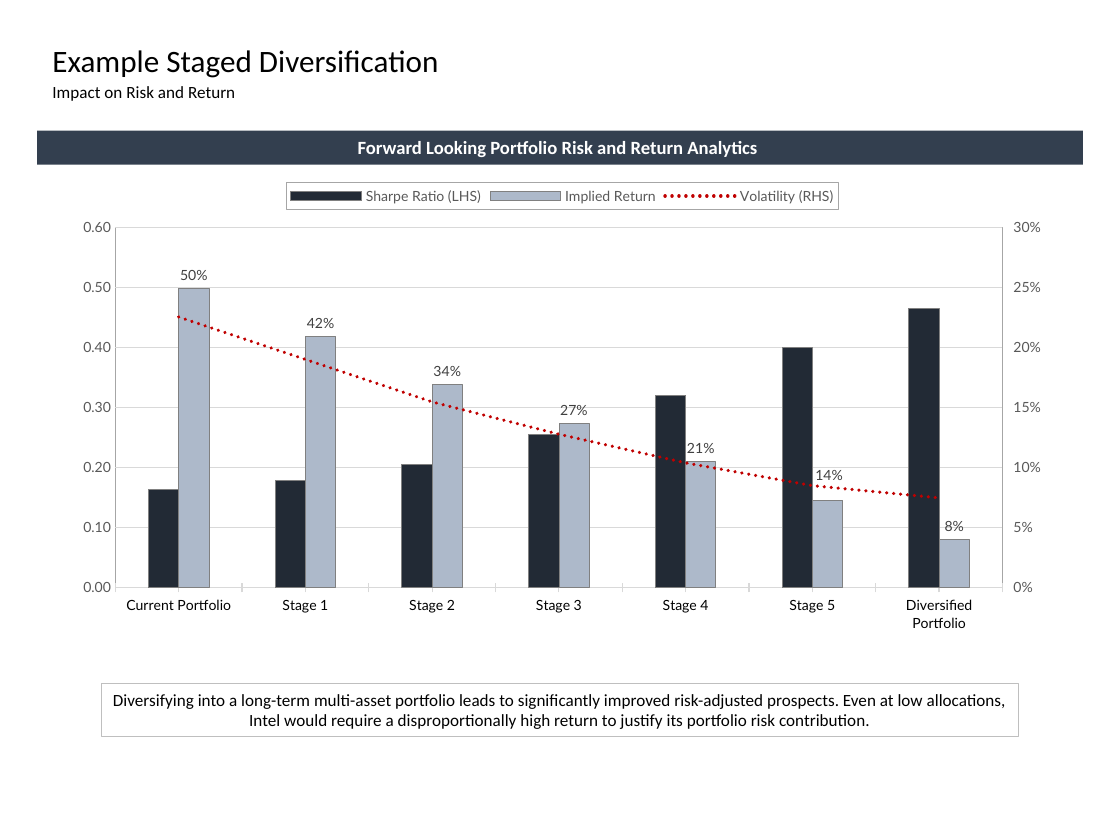
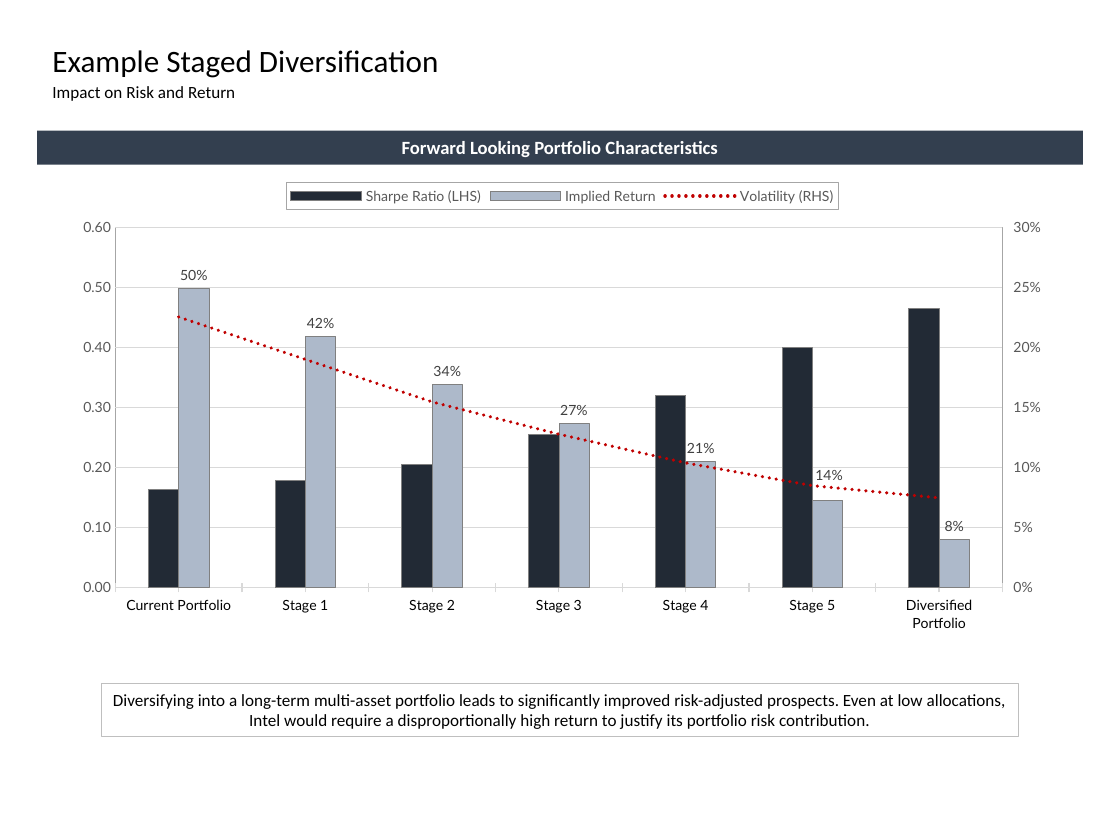
Before and after one commit to fabarker/epsilon-phi, a slide deck: slide 30 of epsilon-phi-core/src/python/epsilonPhi/ep_saa/marketing/Slides.pptx (slide 29 before the commit). Drawn at 1120x840 pixels with LibreOffice and Linux fonts; fonts in the diff are those of the drawing. Boxes give left, top, right and bottom in pixels: in the first picture for what was removed or moved away, otherwise in the second. Text is boxed around its words. In the diff, an @@ line names an element or a change of style, - is before the commit and + after.

```diff
--- a/epsilon-phi-core/src/python/epsilonPhi/ep_saa/marketing/Slides.pptx
+++ b/epsilon-phi-core/src/python/epsilonPhi/ep_saa/marketing/Slides.pptx
@@ text in rectangle at (402,141,717,157): text changed @@
-Forward Looking Portfolio Risk and Return Analytics
+Forward Looking Portfolio Characteristics
```
Also in this commit, not shown: 18 other slides changed, 1 slide added, 1 other file.
